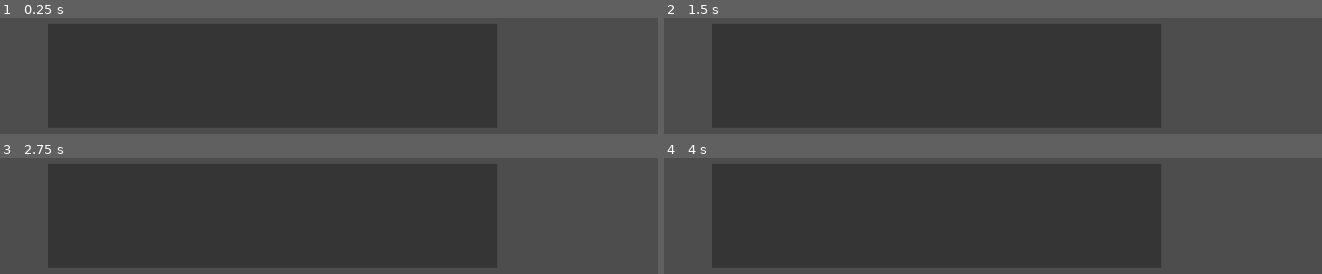
Above: before the commit, frames 1-4 (two rows, left to right).
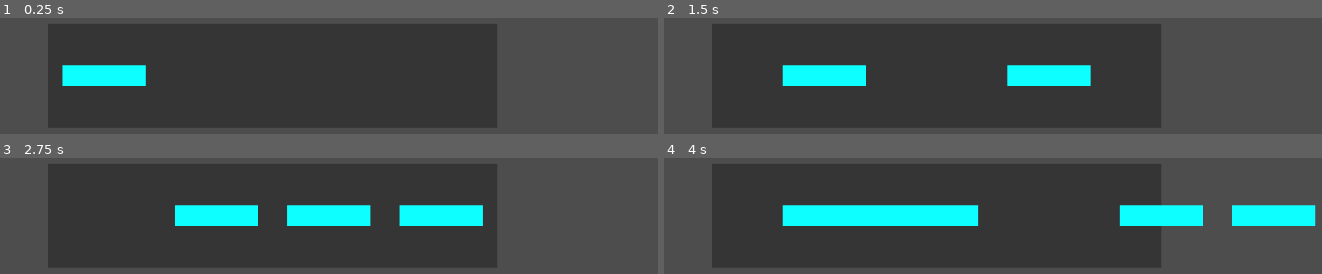
Above: after the commit, the same moments.

Repository: novaepitech/Forge-FeveR
Game: Godot game, scene res://scenes/game.tscn
Same seed, same stepped clock (60 frames per second), same inputs: the game is played once before the commit and once after it.
Inputs:
- Up to frame 1 (0.25 s): no input
- Up to frame 2 (1.5 s): no input
- Up to frame 3 (2.75 s): no input
- Up to frame 4 (4 s): no input

The runs differ from the first frame. In frame 1, 2.3% of the frame differs, in the area x 9-23%, y 40-59%; in frame 2, 4.6%; in frame 3, 6.9%; in frame 4, 10%, in the area x 17-100%, y 40-59%.
Error before the commit: Parse Error: Preload file "res://note.tscn" does not exist. (res://scripts/game.gd:7)

Commit message:
feat: notes move from left to right

Diff:
--- a/scenes/game.tscn
+++ b/scenes/game.tscn
@@ -5,18 +5,16 @@
 [node name="Game" type="Node2D"]
 script = ExtResource("1_uwrxv")
 
-[node name="ColorRect" type="ColorRect" parent="."]
+[node name="Track" type="ColorRect" parent="."]
 anchors_preset = -1
 offset_left = 232.0
 offset_top = 232.0
 offset_right = 880.0
 offset_bottom = 382.0
-size_flags_horizontal = 4
-size_flags_vertical = 4
-color = Color(0.20751238, 0.20751238, 0.20751238, 1)
+color = Color(0.207512, 0.207512, 0.207512, 1)
 
 [node name="SpawnPoint" type="Marker2D" parent="."]
-position = Vector2(232, 237)
+position = Vector2(232, 307)
 
 [node name="TargetZone" type="Marker2D" parent="."]
-position = Vector2(232, 357)
+position = Vector2(880, 307)
--- a/scenes/note.tscn
+++ b/scenes/note.tscn
@@ -9,13 +9,11 @@
 script = ExtResource("1_doocs")
 
 [node name="ColorRect" type="ColorRect" parent="."]
-anchors_preset = -1
 offset_left = -60.0
-offset_top = 15.0
+offset_top = -15.0
 offset_right = 60.0
-offset_bottom = 45.0
-color = Color(0.050980397, 1, 1, 1)
+offset_bottom = 15.0
+color = Color(0.0509804, 1, 1, 1)
 
 [node name="CollisionShape2D" type="CollisionShape2D" parent="."]
-position = Vector2(0, 30)
 shape = SubResource("RectangleShape2D_wn01w")
--- a/scripts/game.gd
+++ b/scripts/game.gd
@@ -4,7 +4,7 @@
 # --- Paramètres du jeu ---
 
 # Pré-chargez la scène de la note. C'est plus efficace que de la charger à chaque fois.
-const NoteScene = preload("res://note.tscn")
+const NoteScene = preload("res://scenes/note.tscn")
 
 # (Problème 1.3) Durée en secondes que met une note pour aller du SpawnPoint à la TargetZone.
 @export var lookahead_time: float = 2.0
